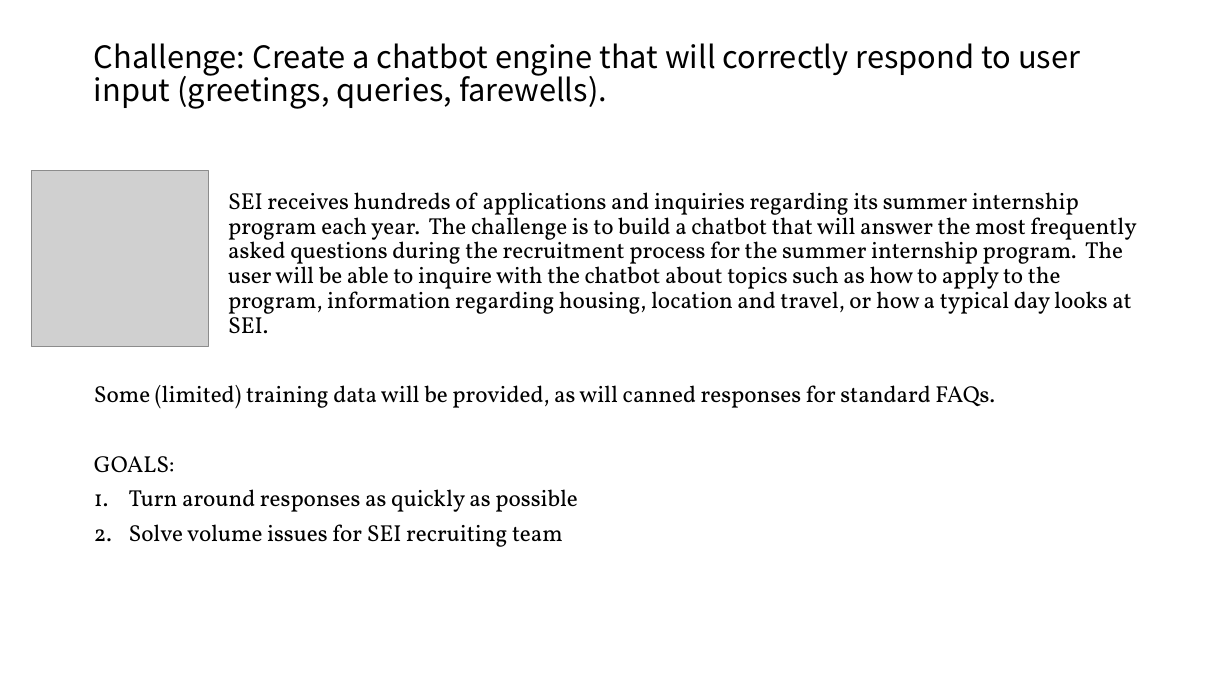
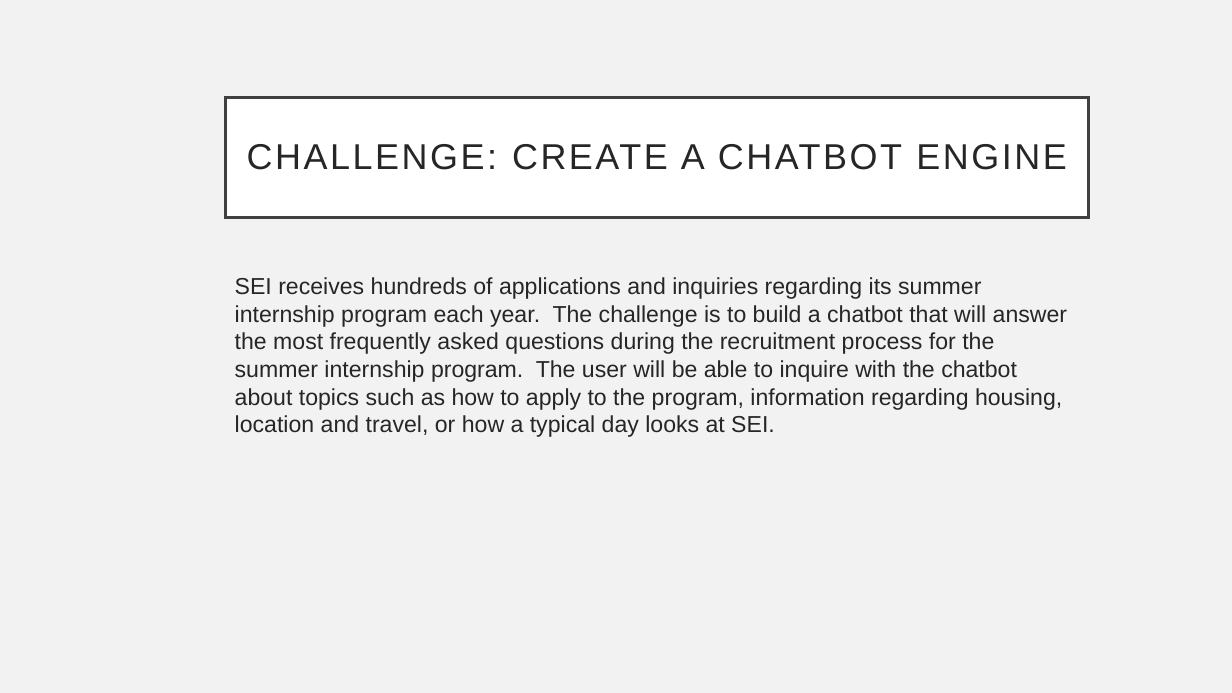
Before and after one commit to ahgraber/Chatbot, a slide deck: slide 2 of SEI presentation.pptx. Drawn at 1232x693 pixels with LibreOffice and Linux fonts; fonts in the diff are those of the drawing; grey boxes stand for pictures. Boxes give left, top, right and bottom in pixels: in the first picture for what was removed or moved away, otherwise in the second. Text is boxed around its words. In the diff, an @@ line names an element or a change of style, - is before the commit and + after.

```diff
--- a/SEI presentation.pptx
+++ b/SEI presentation.pptx
@@ background #FFFFFF to #F2F2F2 @@
@@ title removed at (94,43,1080,109) @@
-Challenge: Create a chatbot engine that will correctly respond to user input (greetings, queries, farewells).
@@ title added at (226,97,1089,217), fill #FFFFFF, outline #404040 2.5 pt, 28 pt, text #262626 @@
+CHALLENGE: CREATE A CHATBOT ENGINE
@@ picture removed at (32,170,209,347) @@
@@ text "SEI receives hundreds of applications ...": place and size @@
-text "SEI receives hundreds of applications ..." at (94,192,1136,547)
+text "SEI receives hundreds of applications ..." at (235,277,1067,437)
@@ text "SEI receives hundreds of applications ..." at (235,277,1067,437): font Vollkorn to Arial, text colour #000000 to #262626; indent changed; line spacing 0.9 to 1; more space between paragraphs @@
@@ text at (94,385,995,547): paragraphs removed @@
-Some (limited) training data will be provided, as will canned responses for standard FAQs.
-GOALS:
-1. Turn around responses as quickly as possible
-2. Solve volume issues for SEI recruiting team
```
Also in this commit, not shown: 2 other slides changed, 8 slides added, 7 slides removed, 17 other files.
